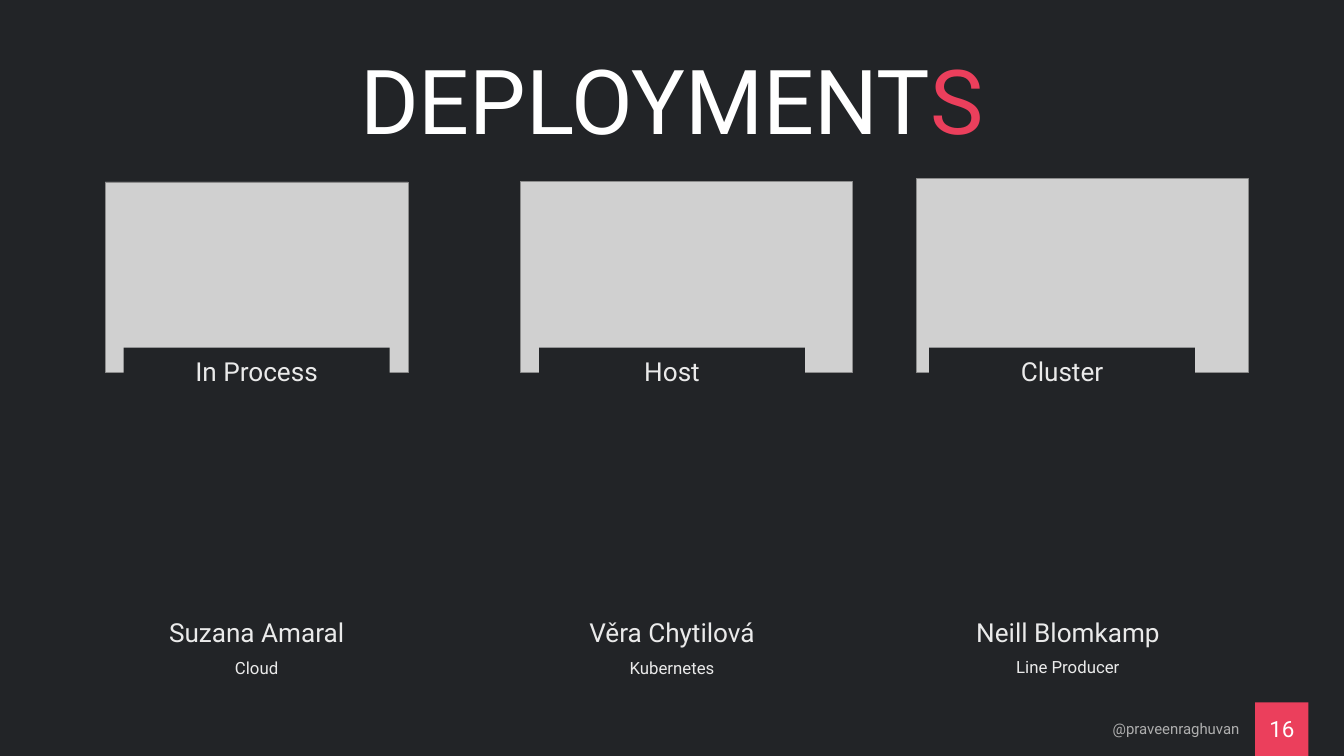
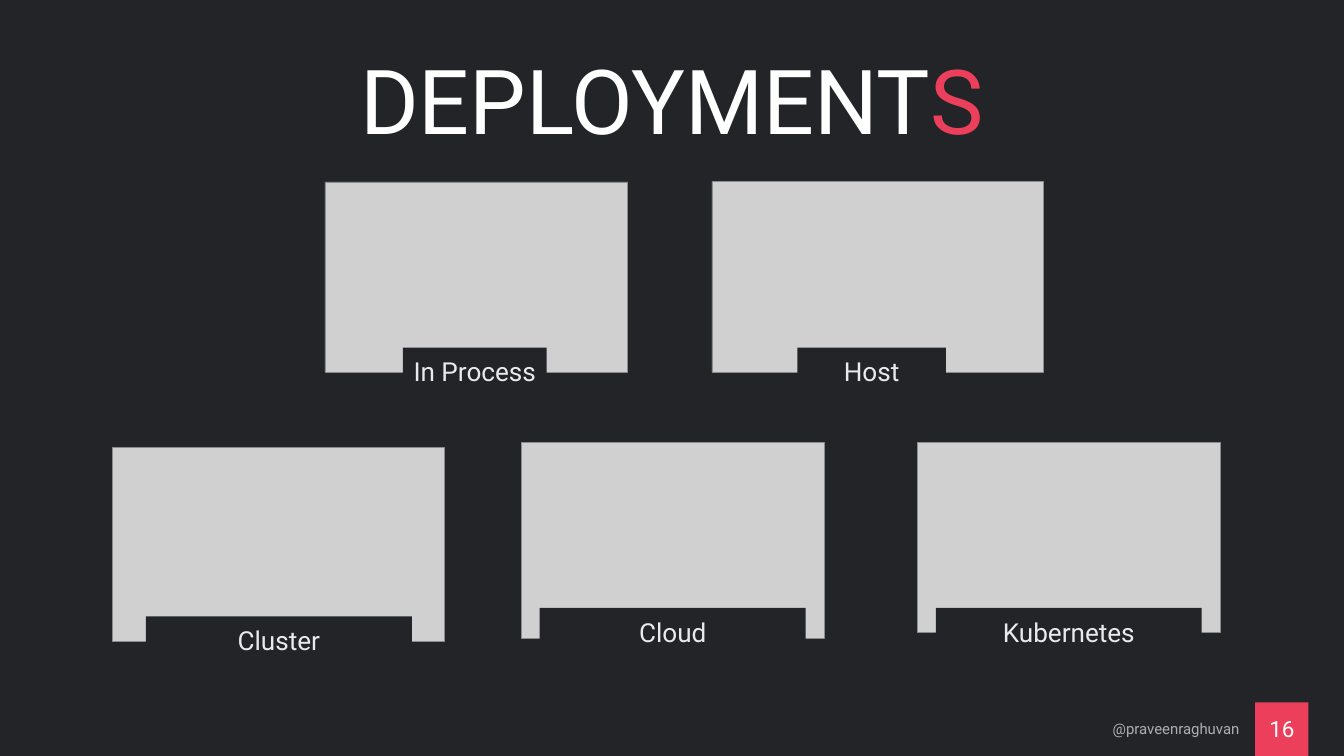
Before and after one commit to praveenraghuvanshi/tech-sessions, a slide deck: slide 16 of drafts/Orleans/ppt/Orleans_draft.pptx. Drawn at 1344x756 pixels with LibreOffice and Linux fonts; fonts in the diff are those of the drawing; grey boxes stand for pictures. Boxes give left, top, right and bottom in pixels: in the first picture for what was removed or moved away, otherwise in the second. Text is boxed around its words. In the diff, an @@ line names an element or a change of style, - is before the commit and + after.

```diff
--- a/drafts/Orleans/ppt/Orleans_draft.pptx
+++ b/drafts/Orleans/ppt/Orleans_draft.pptx
@@ picture: place and size @@
-picture at box(106, 182, 409, 372)
+picture at box(325, 182, 628, 372)
@@ picture: place and size @@
-picture at box(521, 181, 853, 372)
+picture at box(712, 181, 1044, 372)
@@ text "In Process": place and size @@
-text "In Process" at box(124, 347, 390, 395)
+text "In Process" at box(403, 347, 546, 395)
@@ text "Host": place and size @@
-text "Host" at box(539, 347, 805, 395)
+text "Host" at box(798, 347, 946, 395)
@@ picture: place and size @@
-picture at box(917, 179, 1249, 372)
+picture at box(113, 448, 445, 641)
@@ picture added at box(521, 442, 825, 638) @@
@@ picture added at box(917, 442, 1220, 632) @@
@@ text "Cluster": place and size @@
-text "Cluster" at box(929, 347, 1195, 395)
+text "Cluster" at box(146, 616, 412, 664)
@@ text removed at box(169, 622, 344, 643) @@
-Suzana Amaral
@@ text "Cloud": place and size @@
-text "Cloud" at box(235, 661, 278, 674)
+text "Cloud" at box(540, 607, 806, 655)
@@ text "Cloud" at box(540, 607, 806, 655): size 18 to 28 pt; line spacing 1.3 to 1; vertical alignment top to middle; fill none to #222427 @@
@@ text removed at box(589, 622, 754, 648) @@
-Věra Chytilová
@@ text "Kubernetes" at box(936, 607, 1202, 655): size 18 to 28 pt; line spacing 1.3 to 1; vertical alignment top to middle; fill none to #222427 @@
@@ text "Kubernetes": place and size @@
-text "Kubernetes" at box(630, 661, 715, 674)
+text "Kubernetes" at box(936, 607, 1202, 655)
@@ text removed at box(976, 622, 1159, 648) @@
-Neill Blomkamp
@@ text removed at box(1016, 660, 1120, 673) @@
-Line Producer
```
Also in this commit, not shown: 3 other slides changed, 4 slides added, 66 slides removed, 7 other files.
